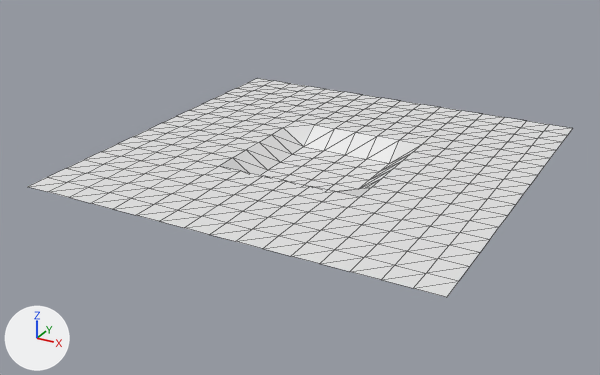
One commit to the glTF model src/assets/world/SampleWorld.glb: the scene before it, then after it.
Rendered twice from a 50 mm lens placed at (642.0, -1256.0, 553.0), pointed at (-29.0, -36.0, -57.0). Lighting does not change. The marker at lower left points along +X, +Y and +Z. Mesh edges are drawn as thin lines. Where no turn or scale is listed for an object, it has been applied to the vertices. Vertices at the same position are counted once.

Objects in the first picture: 'Floor_Plane'.
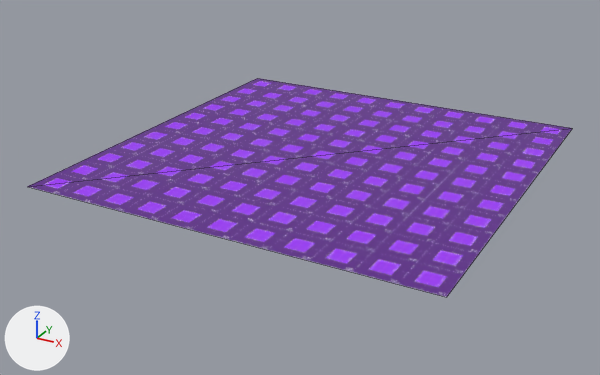
The newer file is also rescaled (x0.663) as a whole; pictures and numbers use the older file's frame.

Boxes [x1, y1, x2, y2] around the edits, measured in the pictures (600 x 375 px):
part 1 of me_plane, cut back: [27, 78, 573, 297] in both

Edits to the bpy script that builds the scene:
```text
Add img_texture_13:
    img_texture_13 = load_image('texture_13', '_unpacked/texture_13', 1024, 1024, 'sRGB')
Add mat_material_001:
    mat_material_001 = principled_material('Material.001')
    mat_material_001.texture = img_texture_13
Change me_plane:
    used by ob_floor_plane; location = (0.0, 0.0, 0.0)
    remove me_plane.from_pydata(...)  # 289 vertices, 512 faces; spans x -365.0..365.0, y -365.0..365.0, z -32.0..0.0
    add me_plane.from_pydata(...)  # 4 vertices, 2 faces; spans x -365.0..365.0, y -365.0..365.0, z 0.0
    me_plane part 1
    285 vertices are removed from x -365.0..365.0, y -365.0..365.0, z -32.0..0.0
    512 faces are deleted
    2 new faces join them
    add me_plane.materials.append(mat_material_001)  # picture img_texture_13
```
